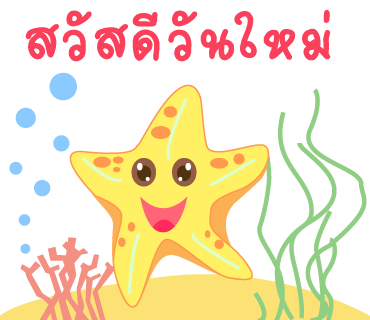
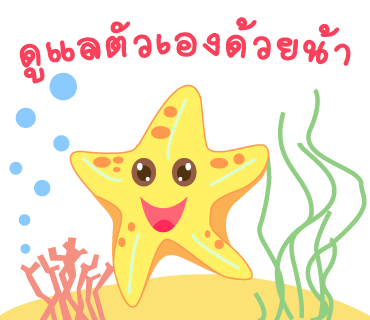
Revision of a layered 370x320 image; what changed, layer by layer:
renamed "สวัสดีวันใหม่" to "ดูแลตัวเองด้วยน้า", painted on it over <box>19,9,351,84</box>
